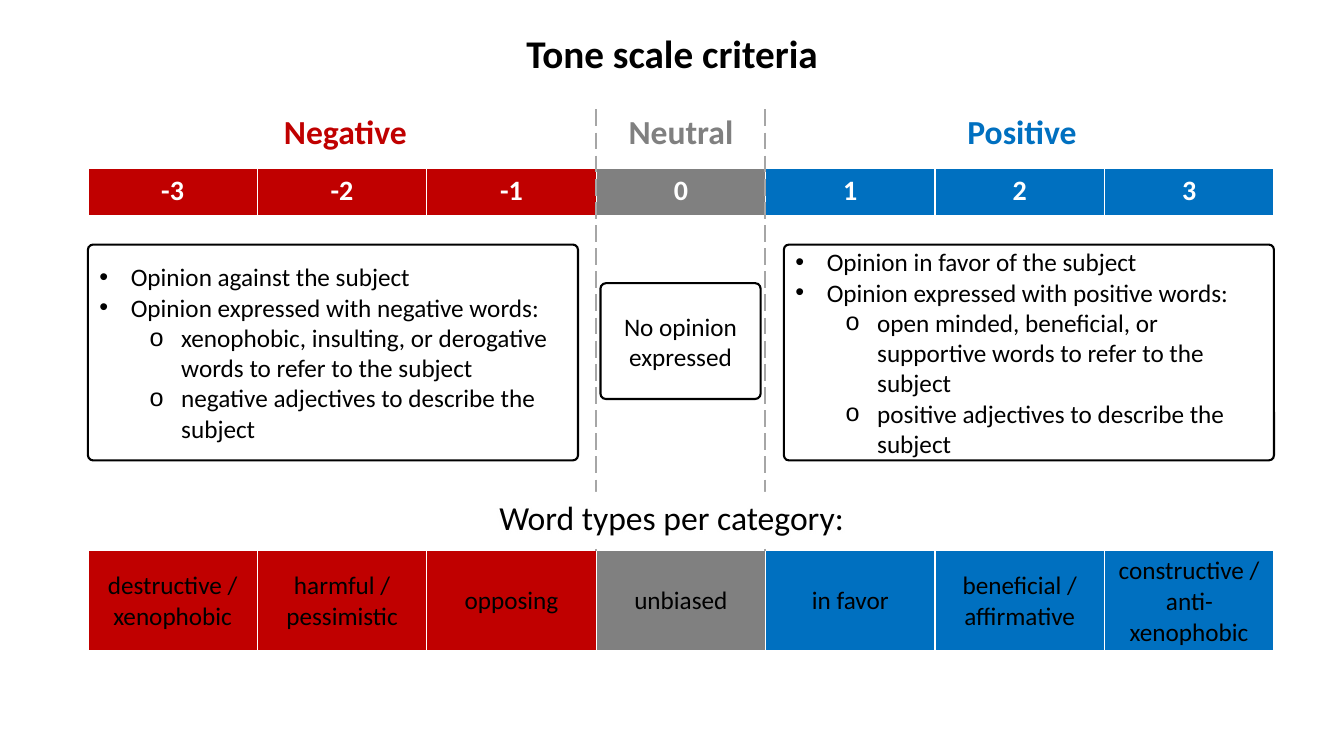
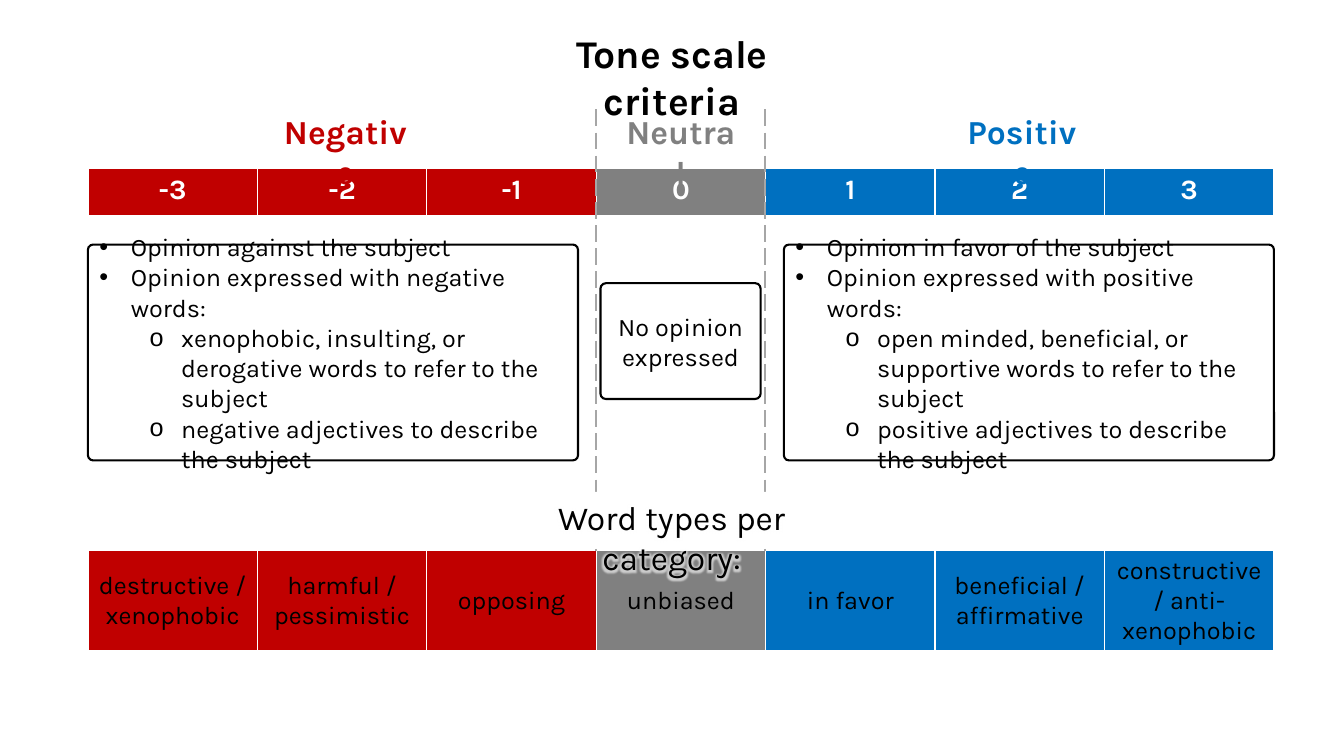
Before and after one commit to ODU-Storymodelers/twitter_analysis_col, a slide deck: slide 3 of docs/graphs.pptx. Drawn at 1344x756 pixels with LibreOffice and Linux fonts; fonts in the diff are those of the drawing. Boxes give left, top, right and bottom in pixels: in the first picture for what was removed or moved away, otherwise in the second. Text is boxed around its words. In the diff, an @@ line names an element or a change of style, - is before the commit and + after.

```diff
--- a/docs/graphs.pptx
+++ b/docs/graphs.pptx
@@ font Calibri to Karla in 8 elements at (601, 283, 761, 399), (784, 245, 1274, 461), (88, 245, 578, 461), (558, 507, 785, 579), (406, 268, 505, 292), (613, 106, 749, 156), (1102, 268, 1194, 292), (576, 41, 768, 126) @@
@@ text "Tone scale criteria": place and size @@
-text "Tone scale criteria" at (526, 40, 818, 69)
+text "Tone scale criteria" at (576, 41, 768, 126)
@@ table at (88, 168, 1273, 217) @@
@@ font Calibri to Karla @@
@@ text "Word types per category:": place and size @@
-text "Word types per category:" at (499, 506, 844, 536)
+text "Word types per category:" at (558, 507, 785, 579)
@@ table at (88, 551, 1273, 651) @@
@@ font Calibri to Karla @@
```
Also in this commit, not shown: 1 slide removed, 4 other files.
